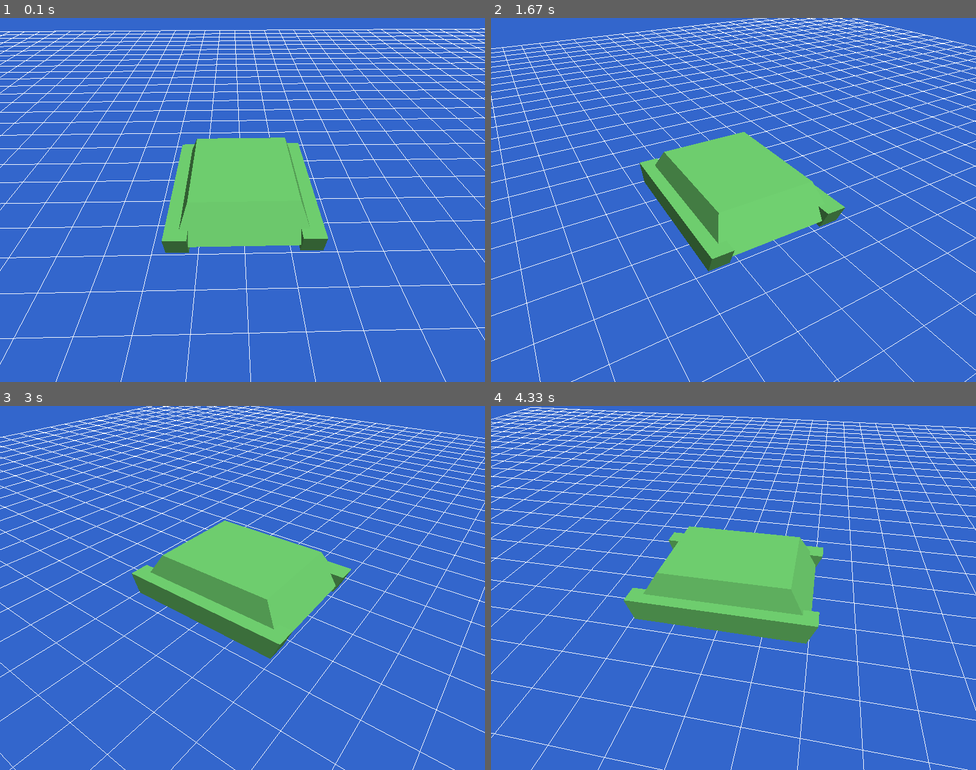
Above: before the commit, frames 1-4 (two rows, left to right).
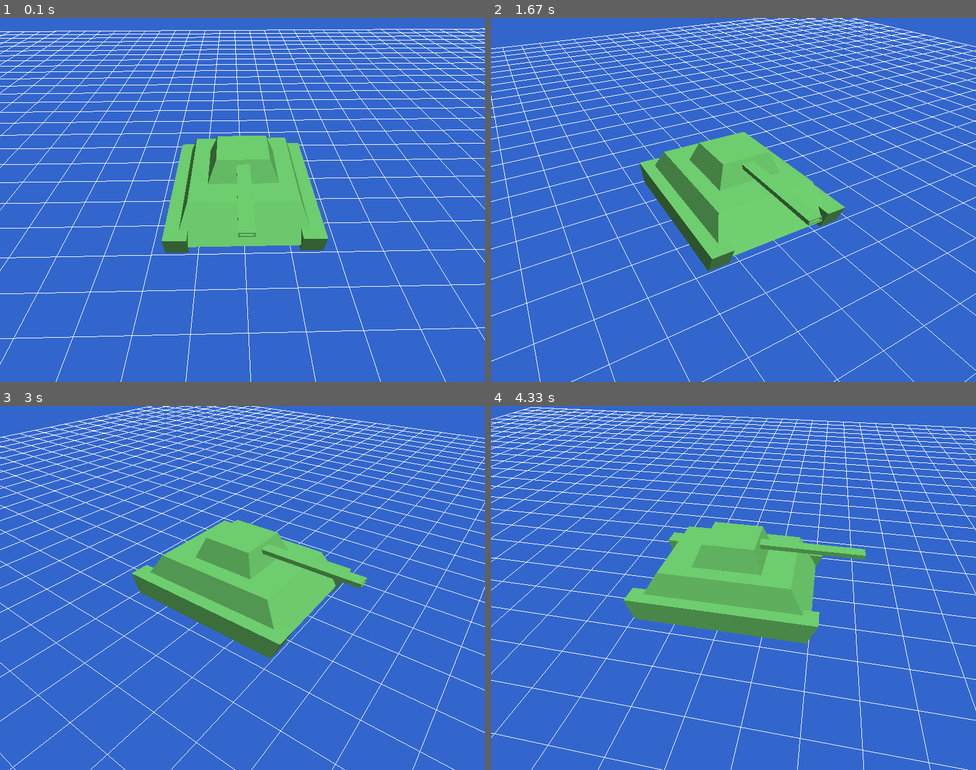
Above: after the commit, the same moments.

Repository: antonioam82/tank_controller
Game: pygame game, started from tank_demo_c.py
The game is run twice, just before and just after one commit, with the same random seed, the same clock (stepped at 60 frames per second) and the same inputs.
Inputs:
- Up to frame 1 (0.1 s): no input
- Up to frame 2 (1.67 s): no input
- Up to frame 3 (3 s): no input
- Up to frame 4 (4.33 s): no input

The runs differ from the first frame. In frame 1, 0.3% of the frame differs, in the area x 42-58%, y 32-61%; in frame 2, 0.6%; in frame 3, 1.1%; in frame 4, 1.6%, in the area x 41-78%, y 31-47%.

Commit message:
Cargado modelo 'torre2.obj' en la vista

Diff:
--- a/tank_demo_c.py
+++ b/tank_demo_c.py
@@ -91,8 +91,10 @@
     # GRID
     line_vbo, line_count = create_grid()
 
-    # MODELO OBJ
+    # MODELOS OBJ -----------------------------------------------------------------------------------------
     base = os.path.dirname(os.path.abspath(__file__))
+
+    # RESTO TANQUE
     obj_base = os.path.join(base, "tanque", "resto_tanque.obj")
     vertices, faces = load_obj(obj_base)
     positions, normals = build_flat_mesh(vertices, faces)
@@ -100,6 +102,16 @@
     model_nrm_vbo = upload(normals)
     model_count = len(positions)
     ground = -float(vertices[:, 1].min()) + 0.01   # sube el modelo para que su base apoye sobre el grid
+
+    # TORRE2
+    obj_base2 = os.path.join(base, "tanque", "torre2.obj")
+    vertices, faces = load_obj(obj_base2)
+    positions, normals = build_flat_mesh(vertices, faces)
+    model_pos_vbo2 = upload(positions)
+    model_nrm_vbo2 = upload(normals)
+    model_count2 = len(positions)
+
+    # ------------------------------------------------------------------------------------------------------
 
     angle = 0.0
     clock = pygame.time.Clock()
@@ -131,7 +143,9 @@
         glVertexPointer(3, GL_FLOAT, 0, None)
         glDrawArrays(GL_LINES, 0, line_count)
 
-        # --- MODELO (relleno, iluminado) ---
+        # --- MODELOS (relleno, iluminado) ---
+
+        # RESTO TANAQUE
         glEnable(GL_LIGHTING)
         glEnableClientState(GL_NORMAL_ARRAY)
         glPushMatrix()
@@ -142,6 +156,17 @@
         glBindBuffer(GL_ARRAY_BUFFER, model_nrm_vbo)
         glNormalPointer(GL_FLOAT, 0, None)
         glDrawArrays(GL_TRIANGLES, 0, model_count)
+        # TORRE2
+        glPushMatrix()
+        #glTranslatef(0.0, ground, 0.0)     # apoya el modelo sobre el grid
+        #glColor3f(0.35, 0.65, 0.35)
+        glBindBuffer(GL_ARRAY_BUFFER, model_pos_vbo2)
+        glVertexPointer(3, GL_FLOAT, 0, None)
+        glBindBuffer(GL_ARRAY_BUFFER, model_nrm_vbo2)
+        glNormalPointer(GL_FLOAT, 0, None)
+        glDrawArrays(GL_TRIANGLES, 0, model_count2)
+        glPopMatrix()
+
         glPopMatrix()
 
         glDisableClientState(GL_NORMAL_ARRAY)
